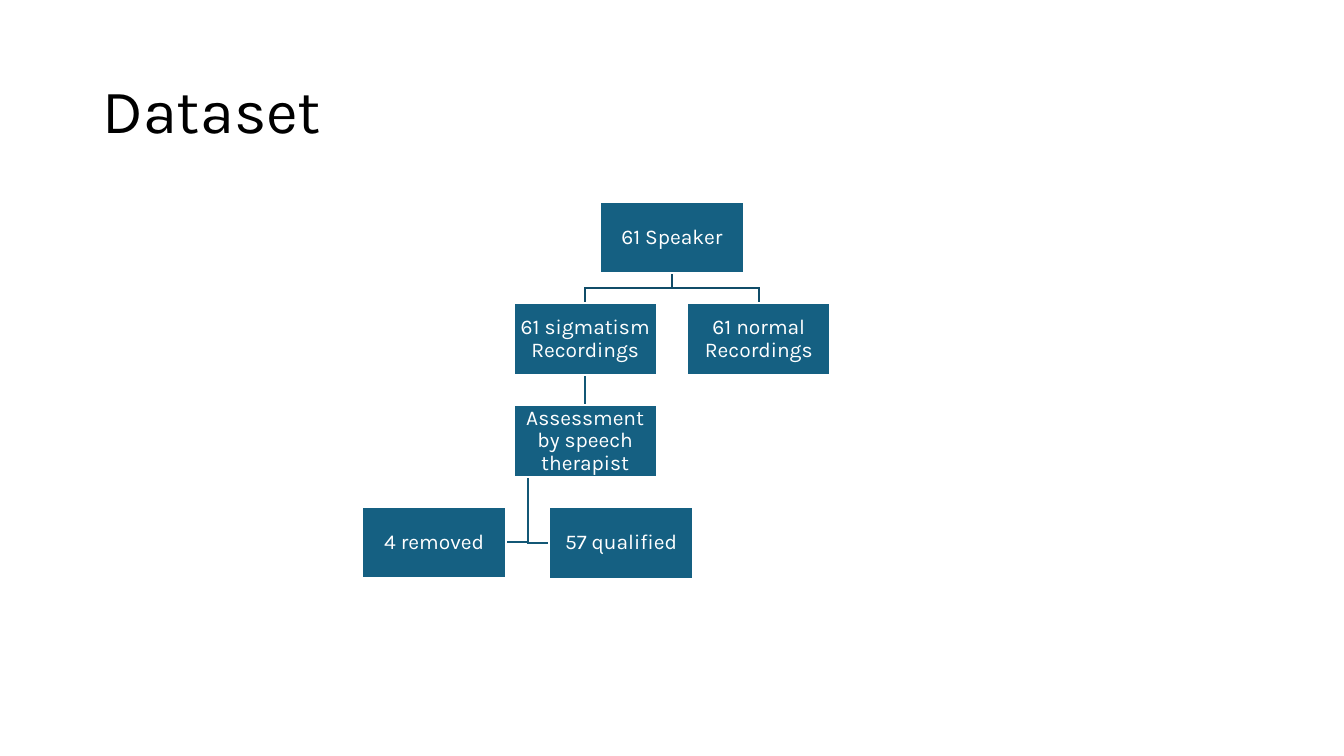
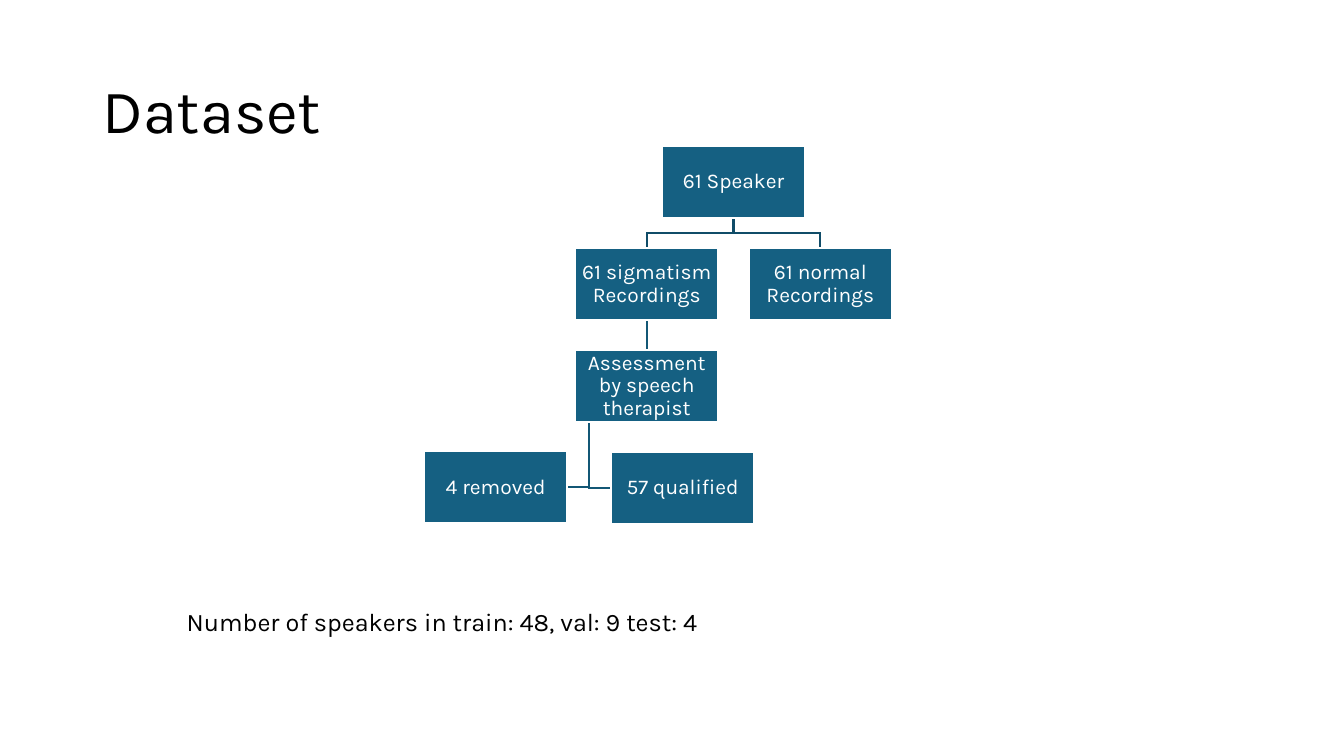
Before and after one commit to Steckdose007/Masterthesis, a slide deck: slide 3 of Interim report 2.pptx (slide 2 before the commit). Drawn at 1344x756 pixels with LibreOffice and Linux fonts; fonts in the diff are those of the drawing. Boxes give left, top, right and bottom in pixels: in the first picture for what was removed or moved away, otherwise in the second. Text is boxed around its words. In the diff, an @@ line names an element or a change of style, - is before the commit and + after.

```diff
--- a/Interim report 2.pptx
+++ b/Interim report 2.pptx
@@ rectangle: place and size @@
-rectangle at [513,405,656,477]
+rectangle at [662,146,806,218]
@@ freeform shape: place and size @@
-freeform shape at [673,273,759,303]
+freeform shape at [647,218,734,248]
@@ freeform shape: place and size @@
-freeform shape at [586,273,673,303]
+freeform shape at [734,218,821,248]
@@ rectangle: place and size @@
-rectangle at [601,202,744,273]
+rectangle at [575,248,718,320]
@@ 6 texts, 3 rectangles, 1 freeform shape: place and size @@
-6 texts, 3 rectangles, 1 freeform shape at [363,229,831,579]
+6 texts, 3 rectangles, 1 freeform shape at [424,173,892,523]
@@ rectangle: place and size @@
-rectangle at [513,303,656,375]
+rectangle at [575,350,718,421]
@@ freeform shape: place and size @@
-freeform shape at [528,477,549,542]
+freeform shape at [568,421,590,487]
@@ freeform shape: place and size @@
-freeform shape at [506,477,528,542]
+freeform shape at [590,421,611,487]
@@ text added at [187,613,697,637], 18 pt, text #000000 @@
+Number of speakers in train: 48, val: 9 test: 4
```
Also in this commit, not shown: 8 other slides changed, 3 slides added, 2 other files.
